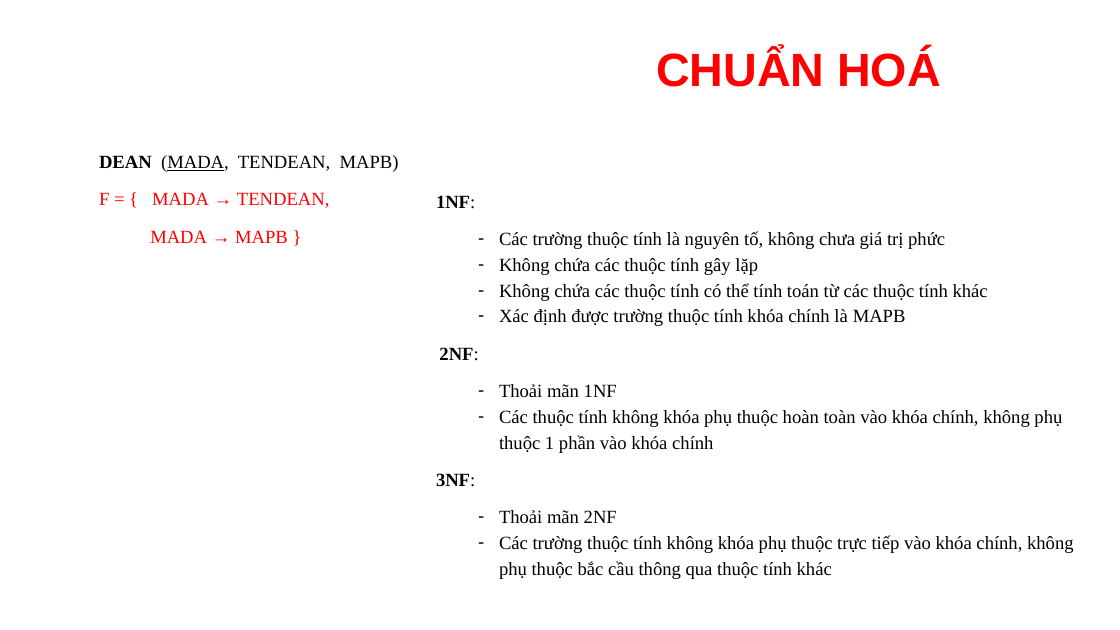
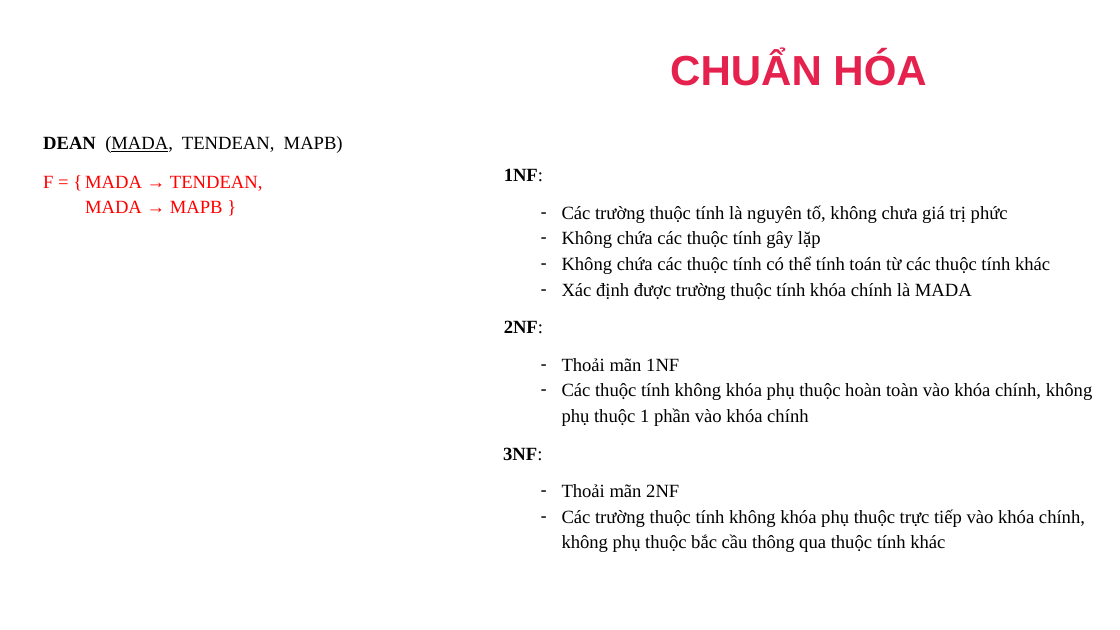
Before and after one commit to dangbinhphuoc/Sql_QuanLyNhanSu, a slide deck: slide 32 of PPQuanLyNhanSu.pptx (slide 38 before the commit). Drawn at 1120x630 pixels with LibreOffice and Linux fonts; fonts in the diff are those of the drawing; background and template pictures are left out. Boxes give left, top, right and bottom in pixels: in the first picture for what was removed or moved away, otherwise in the second. Text is boxed around its words. In the diff, an @@ line names an element or a change of style, - is before the commit and + after.

```diff
--- a/PPQuanLyNhanSu.pptx
+++ b/PPQuanLyNhanSu.pptx
@@ text at (670, 51, 926, 86): text changed; size 40 to 36 pt; text colour #FF0000 to #E5224E @@
-CHUẨN HOÁ
+CHUẨN HÓA
@@ text added at (43, 136, 343, 153), 16 pt, text #000000 @@
+DEAN (MADA, TENDEAN, MAPB)
@@ text "F = { MADA → ...": place and size @@
-text "F = { MADA → ..." at (99, 155, 399, 243)
+text "F = { MADA → ..." at (43, 175, 262, 213)
@@ text "F = { MADA → ..." at (43, 175, 262, 213): less space between paragraphs @@
@@ text at (99, 155, 399, 172): paragraph removed @@
-DEAN (MADA, TENDEAN, MAPB)
@@ text "1NF:": place and size @@
-text "1NF:" at (436, 195, 1074, 579)
+text "1NF:" at (503, 168, 1093, 552)
@@ text at (504, 168, 543, 334): indent changed @@
@@ text at (562, 283, 972, 300): text changed @@
-    – Xác định được trường thuộc tính khóa chính là MAPB
+    – Xác định được trường thuộc tính khóa chính là MADA
```
Also in this commit, not shown: 40 other slides changed, 1 slide added, 2 other files.
